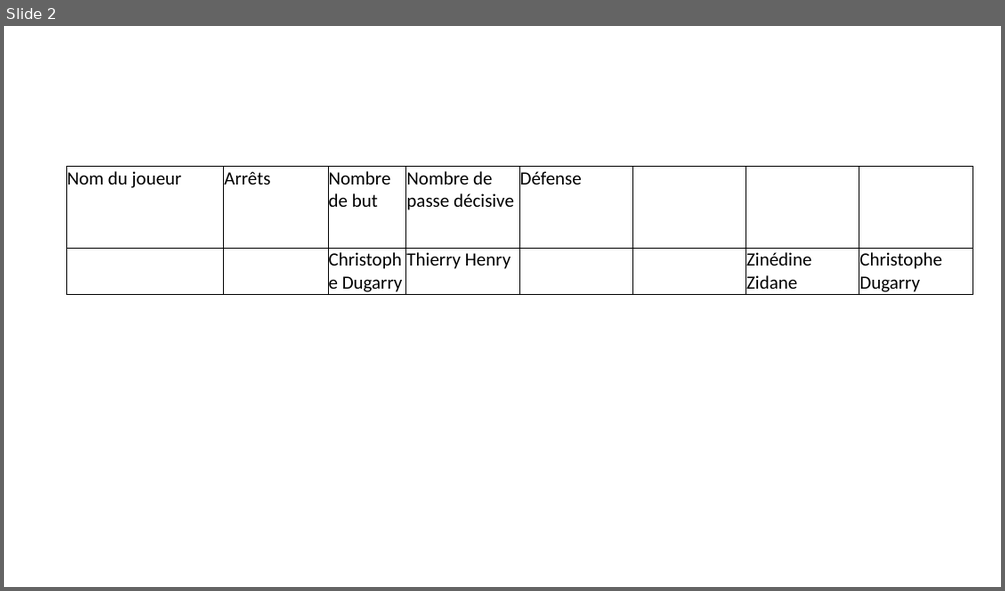
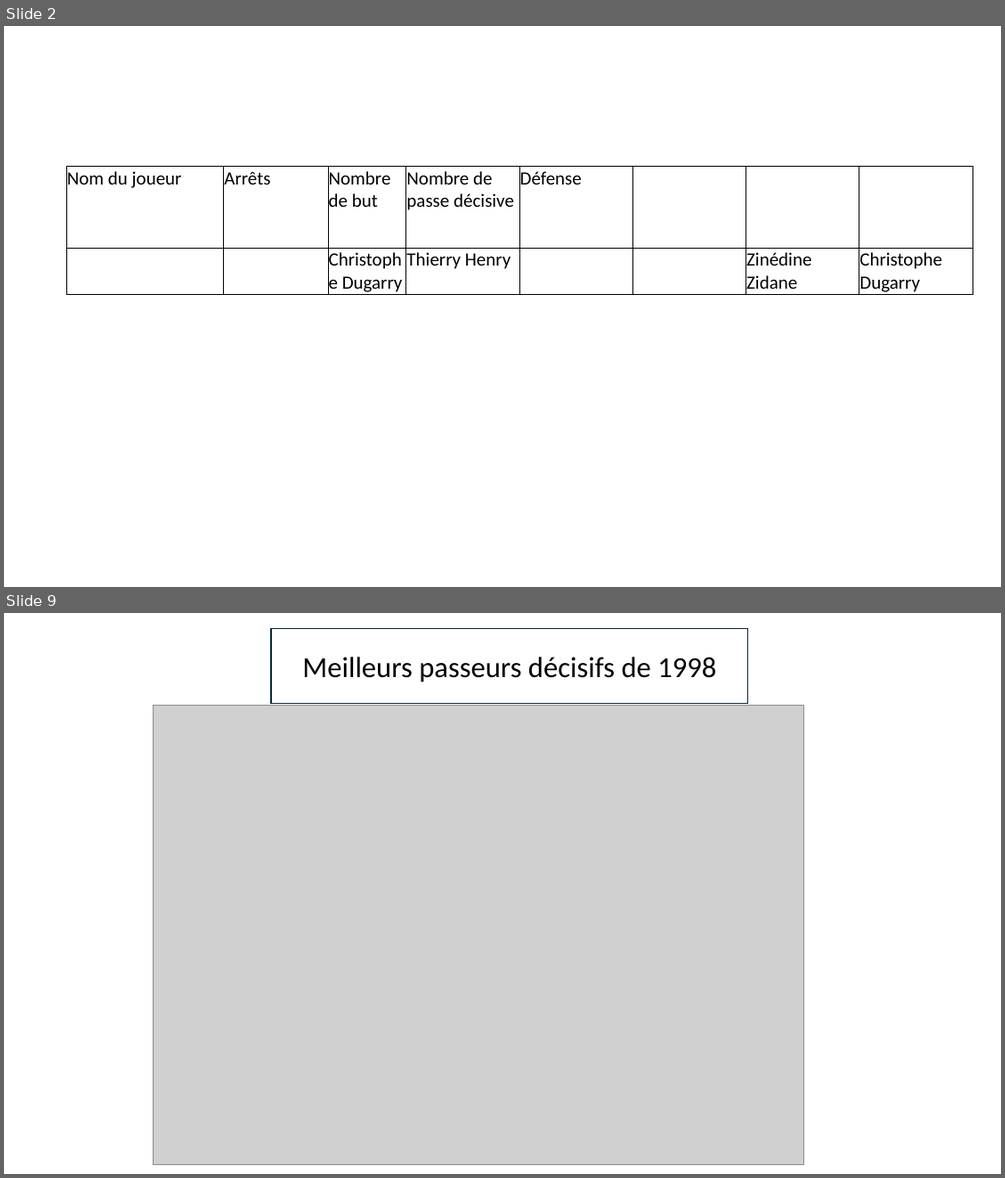
Before and after one commit to YohanCohen-Solal/statistiques_football, a slide deck: tâches_à_effectuer.pptx. Shown one above the other, each under a label of ours: slide 2 before the commit, slides 2 and 9 after it; the slides between them are not shown. The pictures are 1005x591 and 1005x1178 pixels, drawn with LibreOffice and Linux fonts; fonts in the diff are those of the drawing; grey boxes stand for pictures. Boxes give left, top, right and bottom in pixels: in the first picture for what was removed or moved away, otherwise in the second. Text is boxed around its words. In the diff, an @@ line names an element or a change of style, - is before the commit and + after.

```diff
--- a/tâches_à_effectuer.pptx
+++ b/tâches_à_effectuer.pptx
@@ slide 9 added at bbox=[4, 613, 1001, 1174], background #FFFFFF @@
@@ rectangle added at bbox=[271, 629, 748, 704], outline #092A39 1.5 pt, 28 pt, text #000000 @@
+Meilleurs passeurs décisifs de 1998
@@ picture added at bbox=[153, 705, 803, 1164] @@
```
Also in this commit, not shown: 1 slide changed, 9 other slides added, 4 other files.
